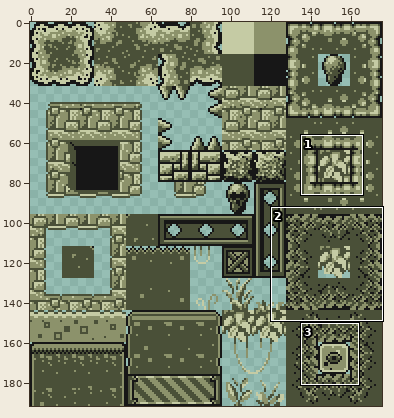
File history of a sprite sheet, platformer/assets/images/tiles/gearboy00.png. The picture above shows the old version from afar; the outline marks the close-up.
Close-up. Before:
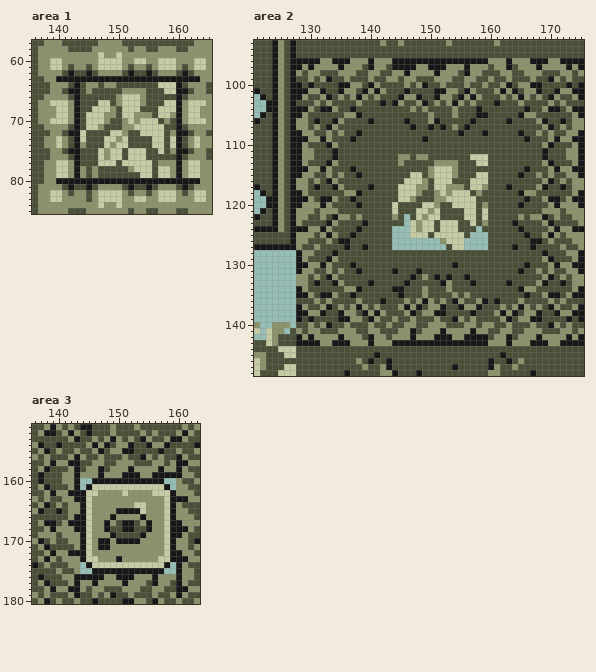
The file is 176x192 pixels. Shown: area 1: x 136..165, y 57..85; area 2: x 121..175, y 93..148; area 3: x 136..163, y 151..180.
Once edited:
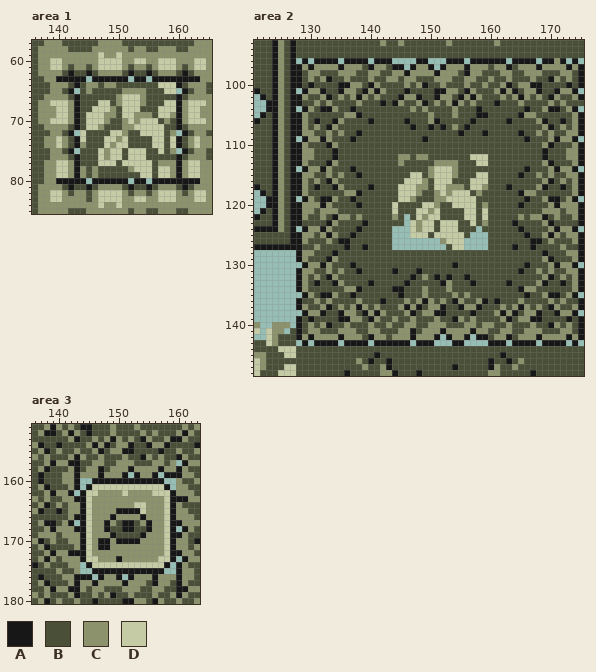
Palette (. is transparent): A #171717  B #4a5038  C #8c926b  D #c5cba4
Edits made:
Area 1:
y 63: x 145 A -> .; x 152 A -> .; x 155 A -> .
y 65: x 143 A -> .; x 160 A -> .
y 72: x 143 A -> .; x 160 A -> .
y 75: x 143 A -> .; x 160 A -> .
y 80: x 145 A -> .; x 152 A -> .; x 155 A -> .
Area 2:
y 96: x 128 A -> .; x 130 A -> .; x 132..133 CC -> AA; x 135 A -> .; x 137..147 CCCACCCAAAA -> AAA.AAA....; x 150..152 AAA -> ...; x 156 A -> .; x 160..166 CCCACCC -> AAA.AAA; x 168 A -> .; x 170 C -> A; x 173 A -> .; x 175 A -> .
y 97: x 146 A -> .; x 151 A -> .
y 98: x 128 C -> A; x 175 C -> A
y 99: x 128 B -> A; x 175 B -> A
y 101: x 128 A -> .; x 175 A -> .
y 103: x 128 B -> A
y 104: x 128 A -> .; x 175 A -> .
y 106..107: x 128 C -> A; x 175 C -> A
y 109: x 128 A -> .; x 175 A -> .
y 114: x 128 A -> .; x 175 A -> .
y 116..117: x 128 C -> A; x 175 C -> A
y 119: x 128 A -> .; x 175 A -> .
y 121..123: x 128 C -> A; x 175 C -> A
y 124: x 128 A -> .; x 175 A -> .
y 125..127: x 128 C -> A; x 175 C -> A
y 130: x 128 A -> .; x 175 A -> .
y 132..133: x 128 C -> A; x 175 C -> A
y 135: x 128 A -> .; x 175 A -> .
y 136: x 128 B -> A; x 175 B -> A
y 138: x 128 A -> .; x 175 A -> .
y 140: x 128 B -> A; x 175 B -> A
y 141: x 128 C -> A; x 175 C -> A
y 142: x 152 A -> .; x 157 A -> .
y 143: x 128 A -> .; x 130 A -> .; x 132..133 CC -> AA; x 135 A -> .; x 137..143 CCCACCC -> AAA.AAA; x 147 A -> .; x 151..153 AAA -> ...; x 156..166 AAAACCCACCC -> ....AAA.AAA; x 168 A -> .; x 170..171 CC -> AA; x 173 A -> .; x 175 A -> .
Area 3:
y 157: x 160 A -> .
y 159: x 152 A -> .; x 157 A -> .
y 162: x 143 A -> .
y 167: x 143 A -> .
y 168: x 160 A -> .
y 173: x 160 A -> .
y 176: x 146 A -> .; x 151 A -> .
